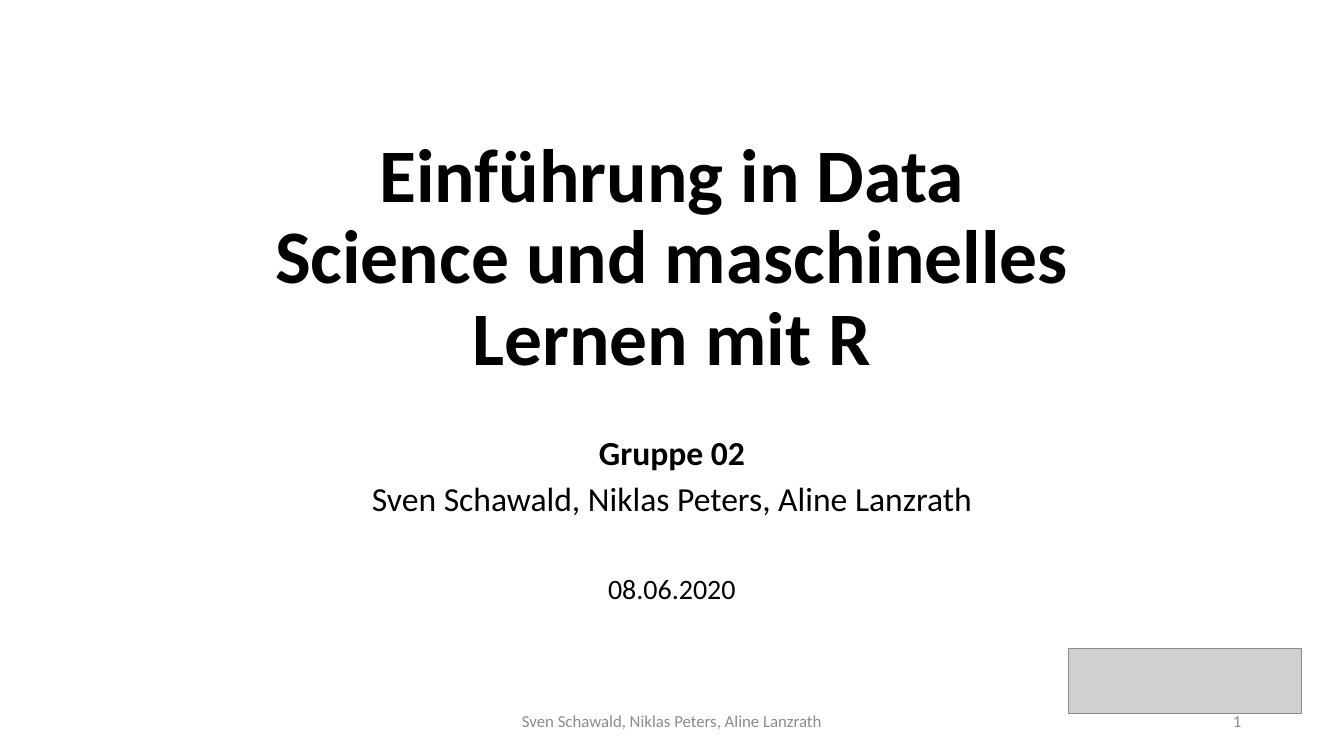
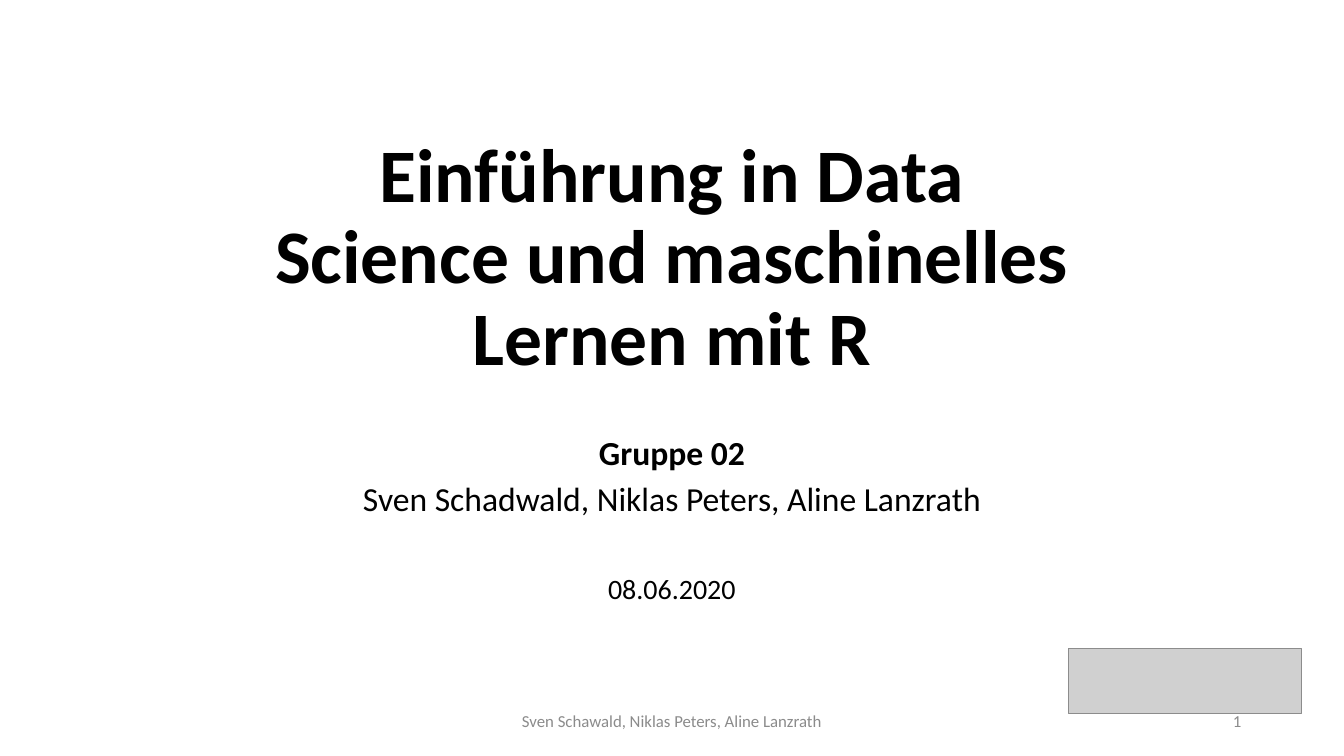
Before and after one commit to Nikiniksn/DataScience-Gruppe_02, a slide deck: slide 1 of Präsentation Gruppe 2.pptx. Drawn at 1344x756 pixels with LibreOffice and Linux fonts; fonts in the diff are those of the drawing; grey boxes stand for pictures. Boxes give left, top, right and bottom in pixels: in the first picture for what was removed or moved away, otherwise in the second. Text is boxed around its words. In the diff, an @@ line names an element or a change of style, - is before the commit and + after.

Commit message:
Name überarbeitet

```diff
--- a/Präsentation Gruppe 2.pptx
+++ b/Präsentation Gruppe 2.pptx
@@ subtitle at [363, 487, 981, 515]: text changed @@
-Sven Schawald, Niklas Peters, Aline Lanzrath
+Sven Schadwald, Niklas Peters, Aline Lanzrath
```
